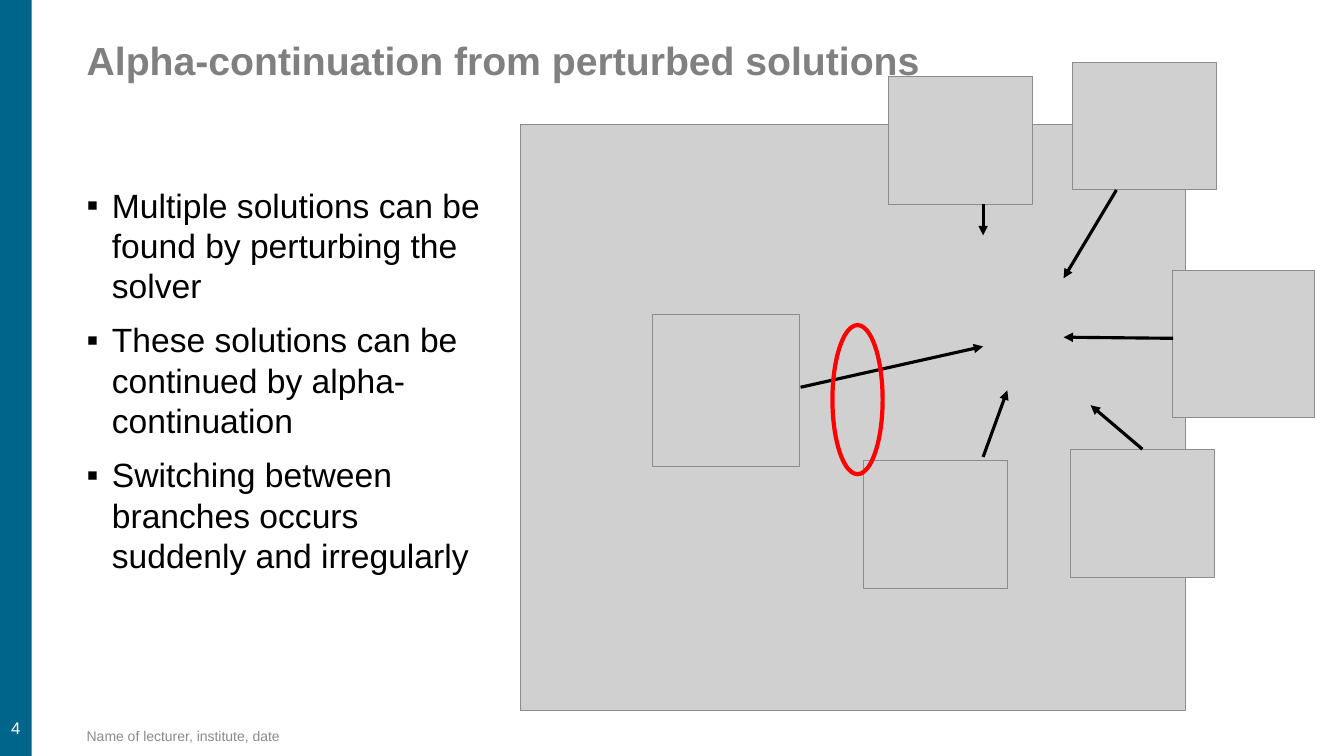
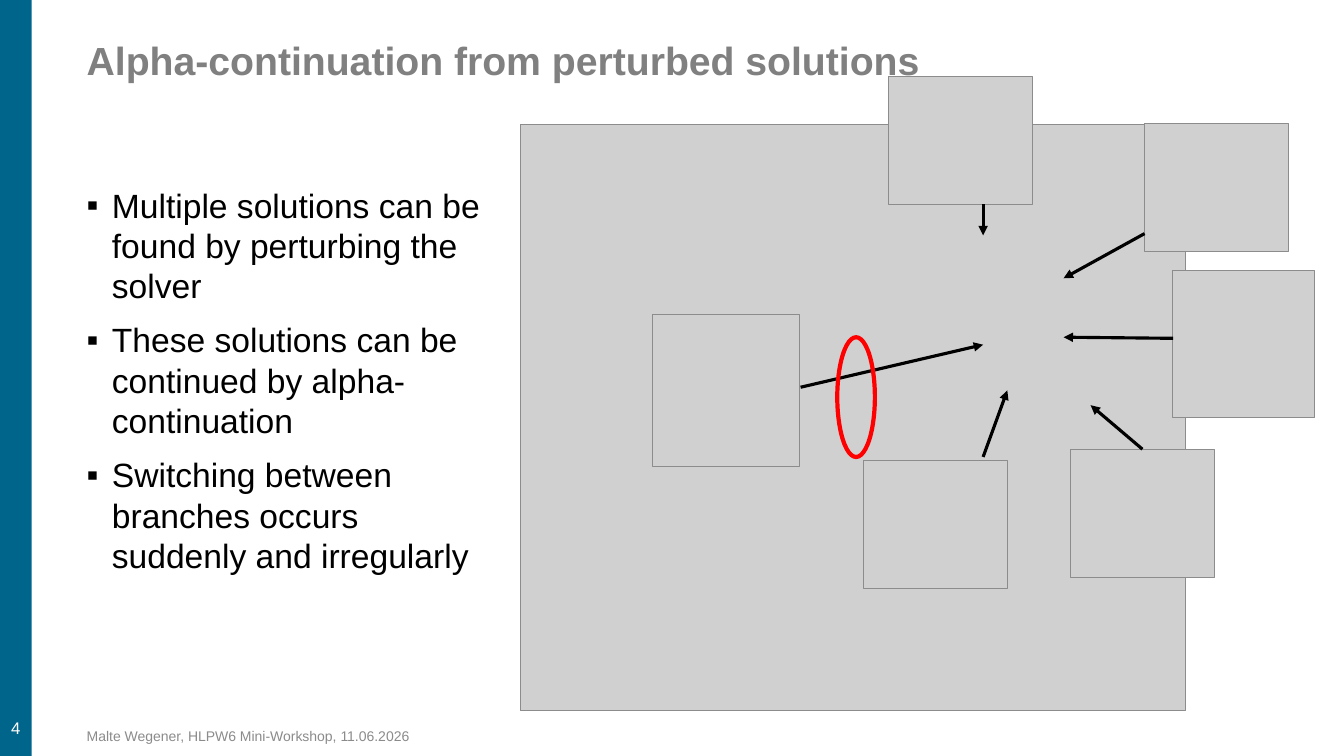
Before and after one commit to HiLiftPW-Committee/HLPW6-RANS-MULTI-SOLN, a slide deck: slide 4 of Vision.pptx. Drawn at 1344x756 pixels with LibreOffice and Linux fonts; fonts in the diff are those of the drawing; grey boxes stand for pictures; background and template pictures are left out. Boxes give left, top, right and bottom in pixels: in the first picture for what was removed or moved away, otherwise in the second. Text is boxed around its words. In the diff, an @@ line names an element or a change of style, - is before the commit and + after.

```diff
--- a/Vision.pptx
+++ b/Vision.pptx
@@ picture: place and size @@
-picture at [1073, 63, 1217, 191]
+picture at [1145, 123, 1290, 251]
@@ arrow moved from (1117, 191) - (1064, 278) to (1145, 234) - (1064, 278) @@
@@ ellipse: place and size @@
-ellipse at [833, 326, 883, 475]
+ellipse at [838, 338, 875, 458]
@@ text at [87, 731, 410, 744]: text changed @@
-Name of lecturer, institute, date
+Malte Wegener, HLPW6 Mini-Workshop, 11.06.2026
```
Also in this commit, not shown: 7 other slides changed.
